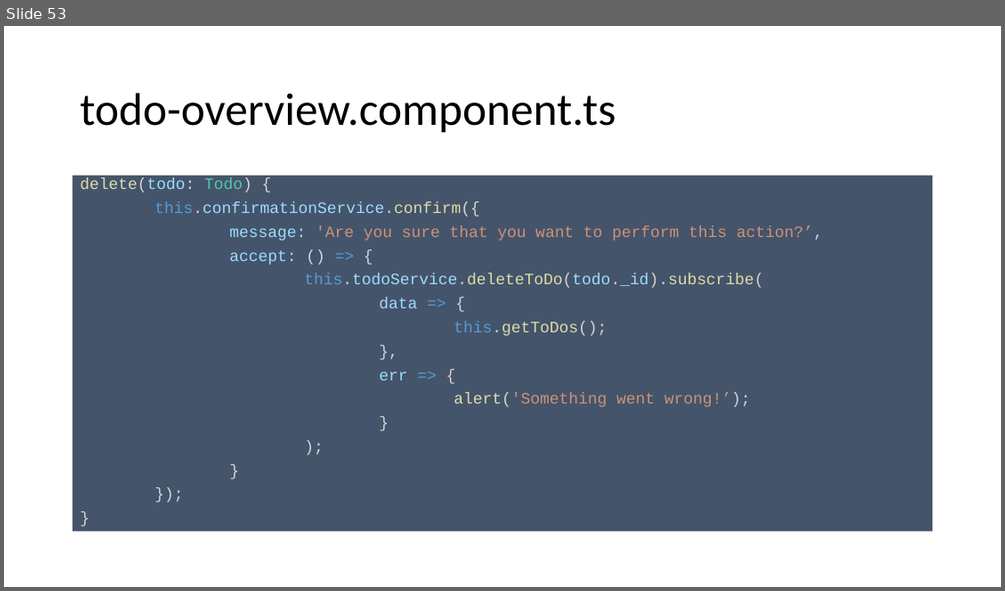
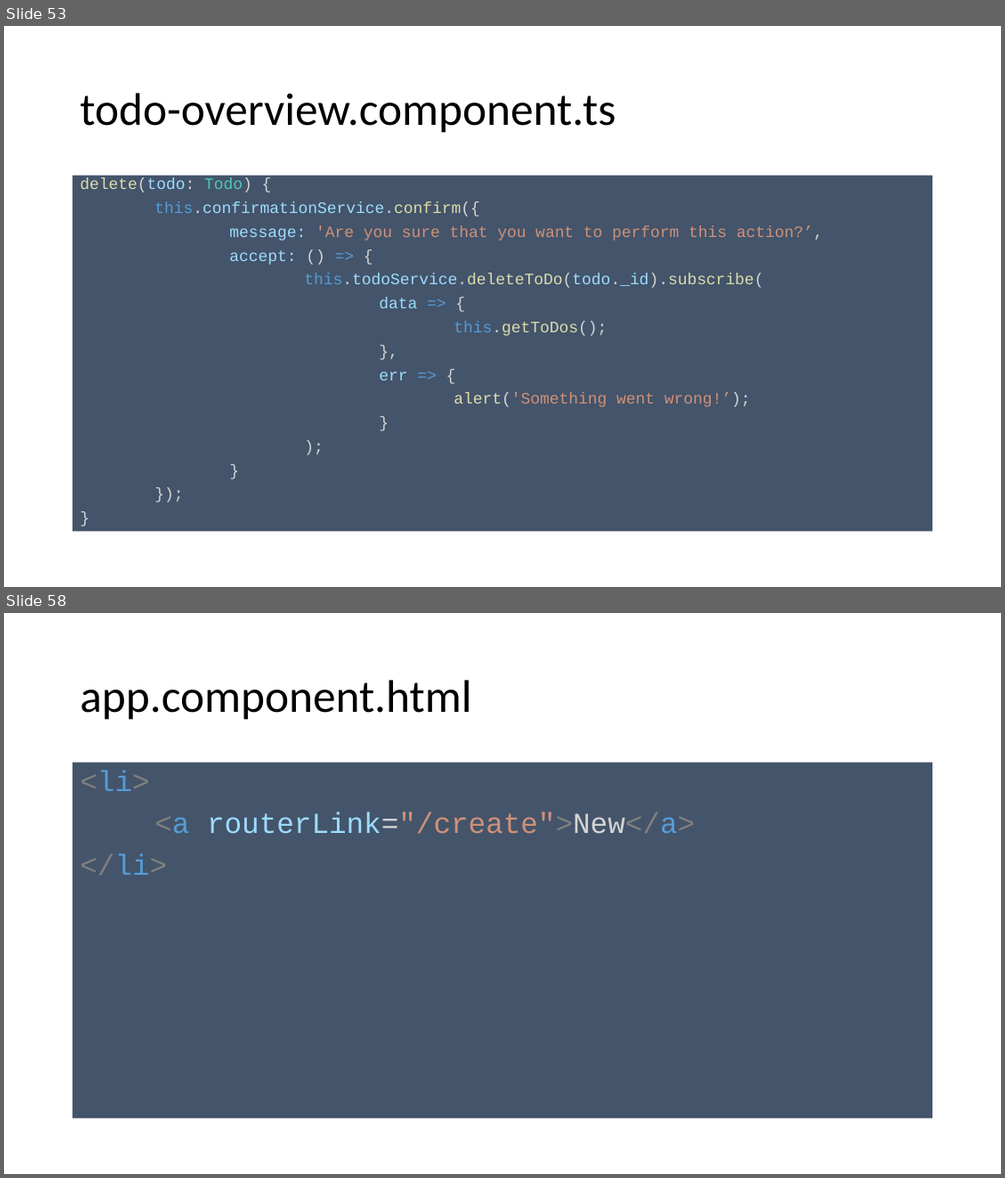
Before and after one commit to spirit-coding/todo-app-aj33349, a slide deck: Angular2.pptx. Shown one above the other, each under a label of ours: slide 53 before the commit, slides 53 and 58 after it; the slides between them are not shown. The pictures are 1005x591 and 1005x1178 pixels, drawn with LibreOffice and Linux fonts; fonts in the diff are those of the drawing. Boxes give left, top, right and bottom in pixels: in the first picture for what was removed or moved away, otherwise in the second. Text is boxed around its words. In the diff, an @@ line names an element or a change of style, - is before the commit and + after.

```diff
--- a/Angular2.pptx
+++ b/Angular2.pptx
@@ slide 58 added at (4, 613, 1001, 1174), background #FFFFFF @@
@@ title added at (80, 680, 471, 720), 44 pt, text #000000 @@
+app.component.html
@@ text added at (73, 763, 933, 1119), fill #44546A, 28 pt, text #808080 @@
+<li>
+<a routerLink="/create">New</a>
+</li>
```
Also in this commit, not shown: 1 slide changed, 11 other slides added, 8 other files.
